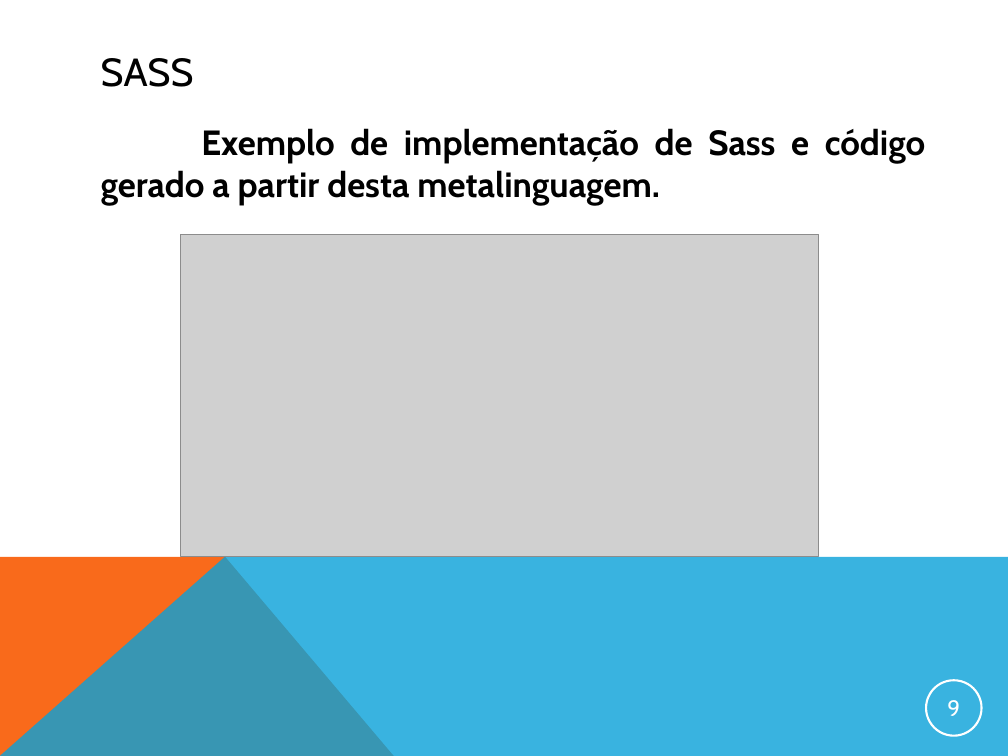
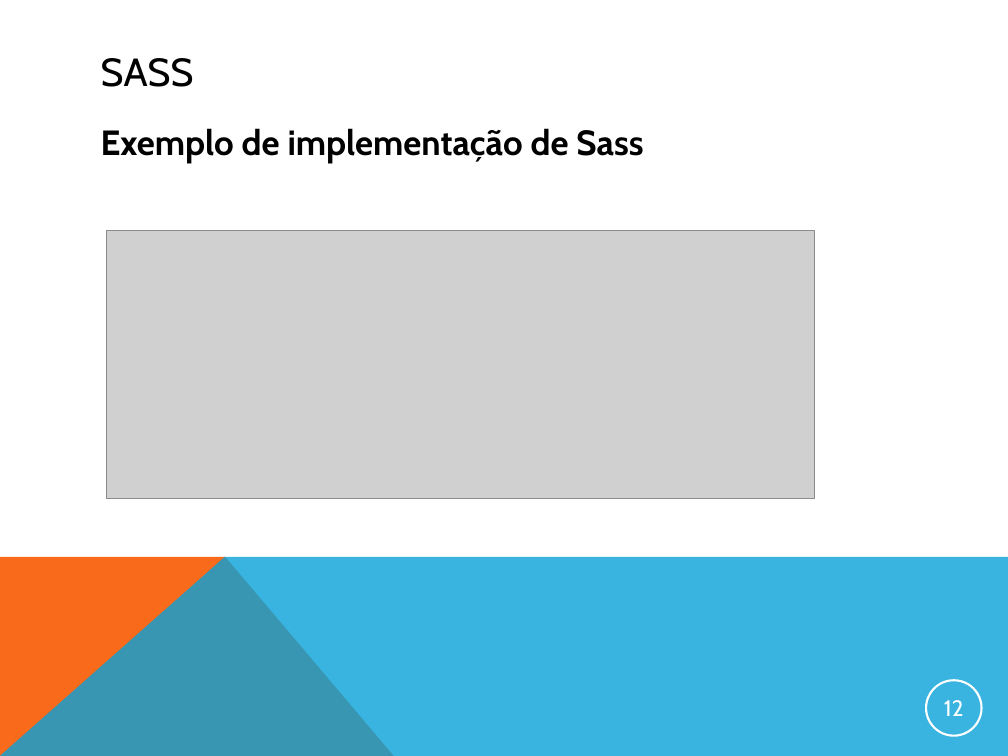
Before and after one commit to gcmorgado/sass4j, a slide deck: slide 12 of DOCUMENTACAO/apresentacao_final.ppt (slide 9 before the commit). Drawn at 1008x756 pixels with LibreOffice and Linux fonts; fonts in the diff are those of the drawing; grey boxes stand for pictures. Boxes give left, top, right and bottom in pixels: in the first picture for what was removed or moved away, otherwise in the second. Text is boxed around its words. In the diff, an @@ line names an element or a change of style, - is before the commit and + after.

```diff
--- a/DOCUMENTACAO/apresentacao_final.ppt
+++ b/DOCUMENTACAO/apresentacao_final.ppt
@@ text at <box>101,128,643,164</box>: text changed @@
-Exemplo de implementação de Sass e código gerado a partir desta metalinguagem.
+Exemplo de implementação de Sass
@@ picture: place and size @@
-picture at <box>180,234,818,555</box>
+picture at <box>107,231,814,499</box>
@@ page number at <box>944,700,964,716</box>: text changed @@
-9
+12
```
Also in this commit, not shown: 5 other slides changed, 36 slides added, 4 slides removed, 1 other file.
